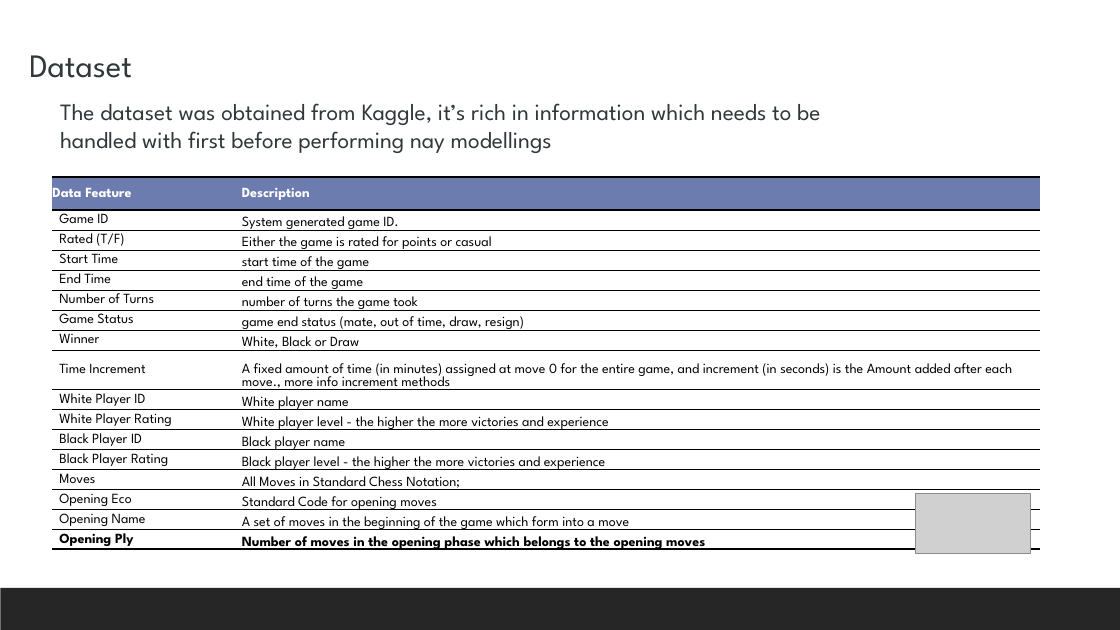
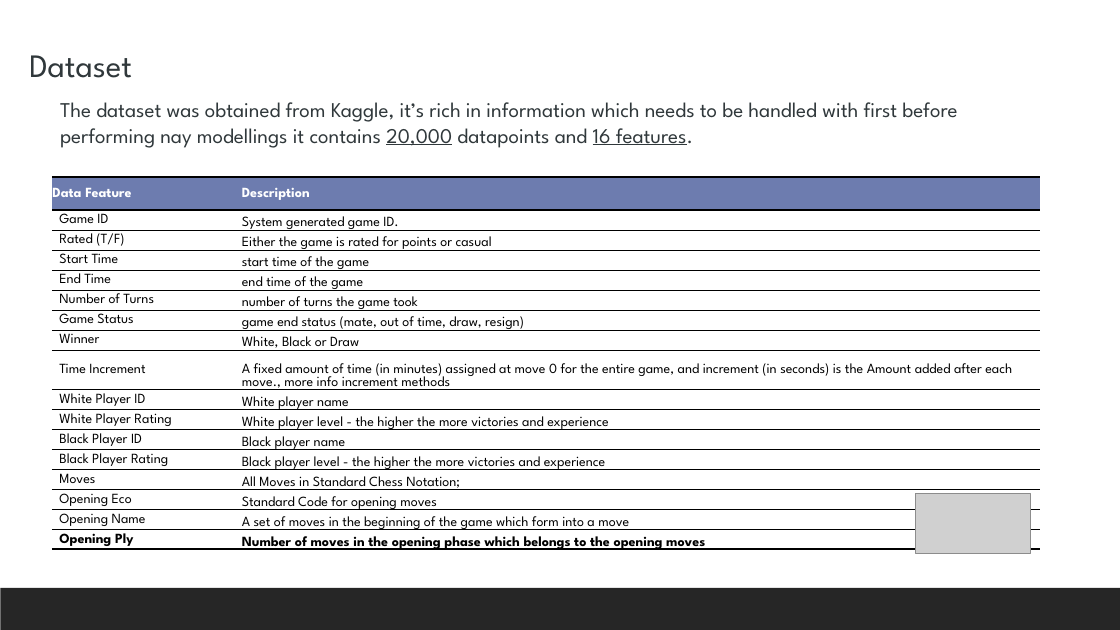
Before and after one commit to salemeid/Tuwaiq-DS-my-project, a slide deck: slide 4 of My_presentation_chess.pptx. Drawn at 1120x630 pixels with LibreOffice and Linux fonts; fonts in the diff are those of the drawing; grey boxes stand for pictures. Boxes give left, top, right and bottom in pixels: in the first picture for what was removed or moved away, otherwise in the second. Text is boxed around its words. In the diff, an @@ line names an element or a change of style, - is before the commit and + after.

```diff
--- a/My_presentation_chess.pptx
+++ b/My_presentation_chess.pptx
@@ text at [60,102,957,148]: text changed; size 20 to 18 pt @@
-The dataset was obtained from Kaggle, it’s rich in information which needs to be handled with first before performing nay modellings
+The dataset was obtained from Kaggle, it’s rich in information which needs to be handled with first before performing nay modellings it contains 20,000 datapoints and 16 features.
```
Also in this commit, not shown: 2 other slides changed, 1 other file.
